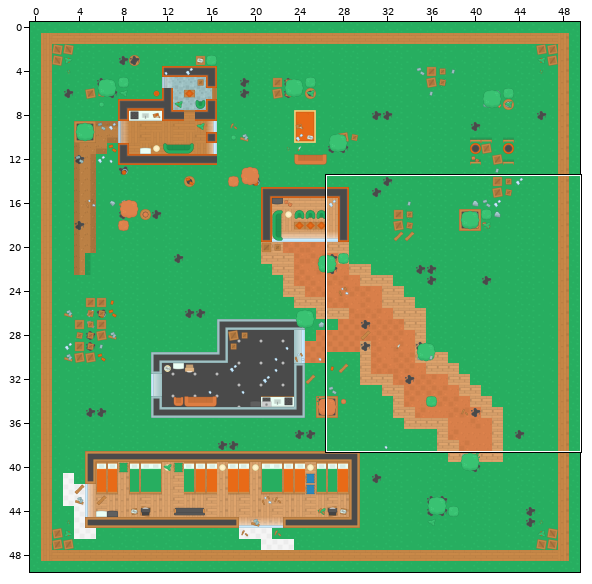
Tiled map: assets/map/mappgameeeee.tmx. The picture above shows the old version from afar; the outline marks the close-up.
Close-up. As it was:
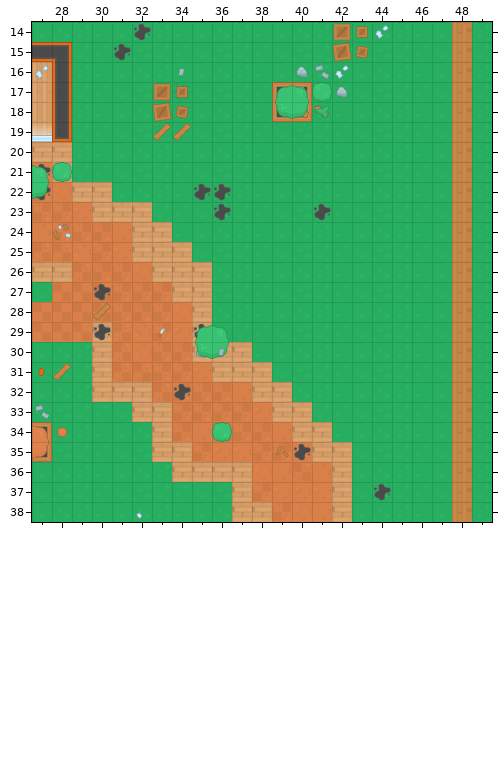
Cells are 64x64 px. Shown: x 27..49, y 14..38.
The result:
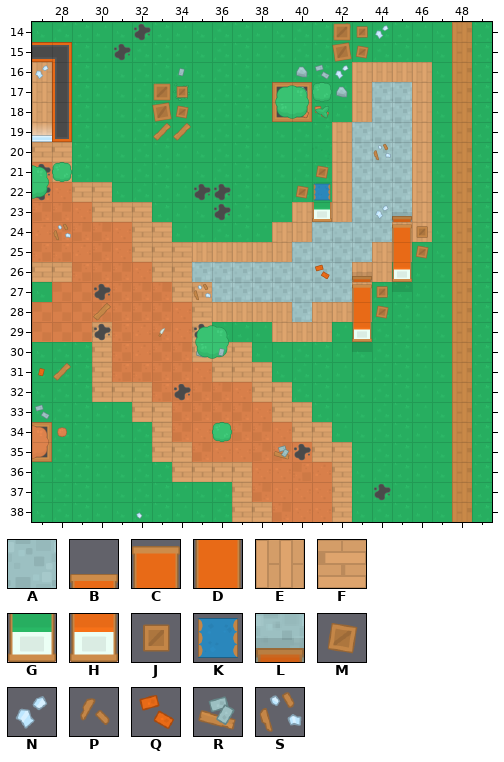
Key: from "kenney_top-down-shooter": A 8, B 23, C 50, D 77 flipped up-down, E 96, F 97, G 101, H 104, J 129, K 130, L 154, M 156, N 263, P 265, Q 288, R 291, S 292.
_ is an empty cell, . an unchanged one.
See-through tiles are keyed as they look on the map.
Difference:
--- layer "ground"
@@ x 35..46 @@
-16 ........____
-17 ........____
-18 ........____
-19 ......._____
-20 ......._____
-21 ......._____
-22 ......._____
-23 ....._______
-24 ....________
-25 ___________.
-26 F_________..
-27 .________...
-28 .________...
-29 ....___.....
+16 ........EEEE
+17 ........EAAE
+18 ........EAAE
+19 .......EAAAE
+20 .......EAAAE
+21 .......EAAAE
+22 .......EAAAE
+23 .....EEEAAAE
+24 ....EEAAAAEE
+25 EEEEEAAAAEE.
+26 AAAAAAAAEE..
+27 .AAAAAAAE...
+28 .EEEEAEEE...
+29 ....EEE.....
--- layer "prop"
@@ x 44..44 @@
-20 _
+20 S
@@ x 35..45 @@
-23 .........__
-24 .........._
-25 .........._
-26 ......_._._
-27 _......._..
-28 ........_..
-29 ........_..
+23 .........NB
+24 ..........C
+25 ..........D
+26 ......Q.B.H
+27 S.......C..
+28 ........D..
+29 ........H..
--- layer "prop2"
@@ x 40..46 @@
-21 ._.....
-22 __.....
-23 ._..._.
-24 ......_
-25 ......_
-26 ..._...
-27 ...._..
-28 ...._..
+21 .M.....
+22 MK.....
+23 .G...L.
+24 ......J
+25 ......M
+26 ...L...
+27 ....J..
+28 ....M..
@@ x 39..39 @@
-35 P
+35 R
